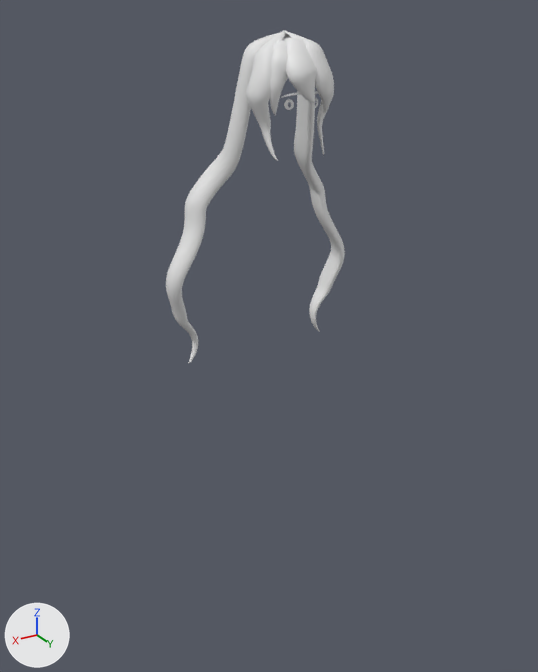
The Blender file character_anatomy/kaila4.2.blend as it was, and as the next commit left it.
The view is the same before and after, from a 50 mm lens placed at (0.978, 1.557, 1.692), pointed at (0.004, -0.068, 0.88). The axes (+X, +Y, +Z) are drawn at lower left. The lights are the same throughout.

The older version as bpy lines, for what is in view:
```python
ob_hairpath_r = bpy.data.objects.new('HairPath_r', cu_béziercurve_006)
ob_hairpath_r.location = (0.0, 0.0, 0.0)
ob_hairpath_s = bpy.data.objects.new('HairPath_s', cu_béziercurve_005)
ob_hairpath_s.location = (0.0, 0.0, 0.0)
ob_hairpath_s2 = bpy.data.objects.new('HairPath_s2', cu_béziercurve_007)
ob_hairpath_s2.location = (0.0, 0.0, 0.0)
ob_head = bpy.data.objects.new('Head', me_cube_004)
ob_head.location = (0.0, 0.0, 0.0)
# also in view: 'HairPath_l' at (0.039, 0.028, 1.562); 'HairPath_m' at (0.005, 0.052, 1.58)
```
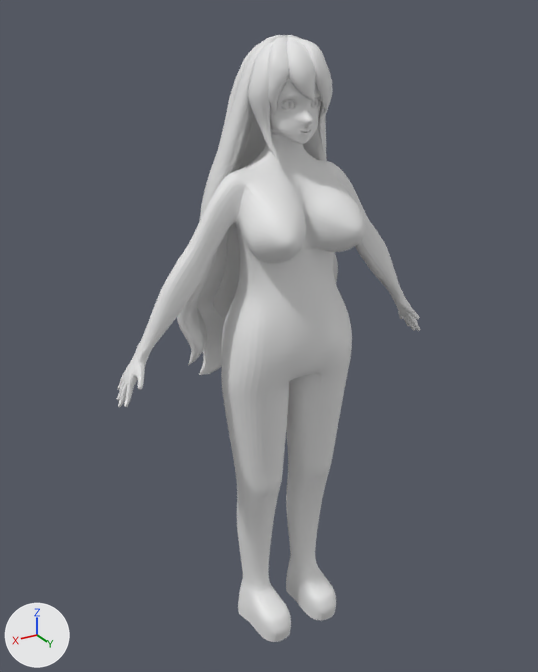
Edits to the bpy script that builds the scene:
```text
Add me_béziercurve_007:
    me_béziercurve_007.from_pydata(...)  # 225 vertices, 224 faces; spans x -0.25..0.002, y -0.204..0.013, z 0.809..1.652
    me_béziercurve_007.polygons.foreach_set('use_smooth', [True] * 224)
Add me_béziercurve_009:
    me_béziercurve_009.from_pydata(...)  # 225 vertices, 224 faces; spans x -0.097..0.108, y -0.272..-0.012, z 0.737..1.647
    me_béziercurve_009.polygons.foreach_set('use_smooth', [True] * 224)
Add me_béziercurve_008:
    me_béziercurve_008.from_pydata(...)  # 225 vertices, 224 faces; spans x -0.19..0.001, y -0.251..0.002, z 0.761..1.651
    me_béziercurve_008.polygons.foreach_set('use_smooth', [True] * 224)
Change ob_head:
    remove ob_head.hide_set(True)
Change ob_hairpath_r:
    remove _m = ob_hairpath_r.modifiers.new('Subdivision', 'SUBSURF')
Change ob_hairpath_s2:
    ob_hairpath_s2: bpy.data.objects.new('HairPath_s2', cu_béziercurve_007) -> bpy.data.objects.new('HairPath_s2', me_béziercurve_007)
    where _m = ob_hairpath_s2.modifiers.new('Mirror', 'MIRROR')
    remove _m.use_clip = True
    remove _m = ob_hairpath_s2.modifiers.new('Subdivision', 'SUBSURF')
Add ob_hairpath_back_center:
    ob_hairpath_back_center = bpy.data.objects.new('HairPath_back_center', me_béziercurve_009)
    ob_hairpath_back_center.location = (0.0, 0.0, 0.0)
Add ob_hairpath_back:
    ob_hairpath_back = bpy.data.objects.new('HairPath_back', me_béziercurve_008)
    ob_hairpath_back.location = (0.0, 0.0, 0.0)
    _m = ob_hairpath_back.modifiers.new('Mirror', 'MIRROR')
```

Boxes (x1, y1, x2, y2) around the edits, measured in the pictures (538 x 672 px):
'Head', shown: after (117, 77, 420, 642)
'HairPath_s2', reshaped, modifiers changed (10% narrower): before (166, 33, 345, 363); after (177, 35, 338, 365)
'HairPath_back', added: after (197, 35, 287, 375)
'HairPath_back_center', added: after (213, 113, 266, 321)
'HairPath_r', modifiers changed: before (284, 31, 334, 113); after (287, 37, 331, 113)
